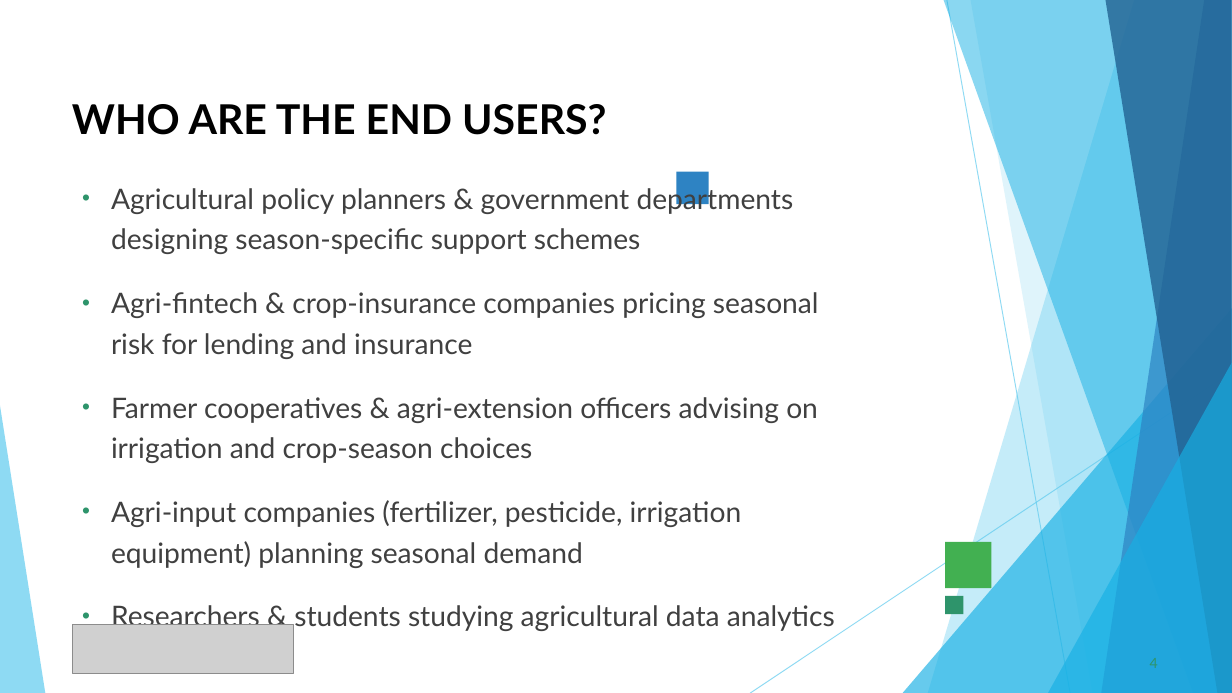
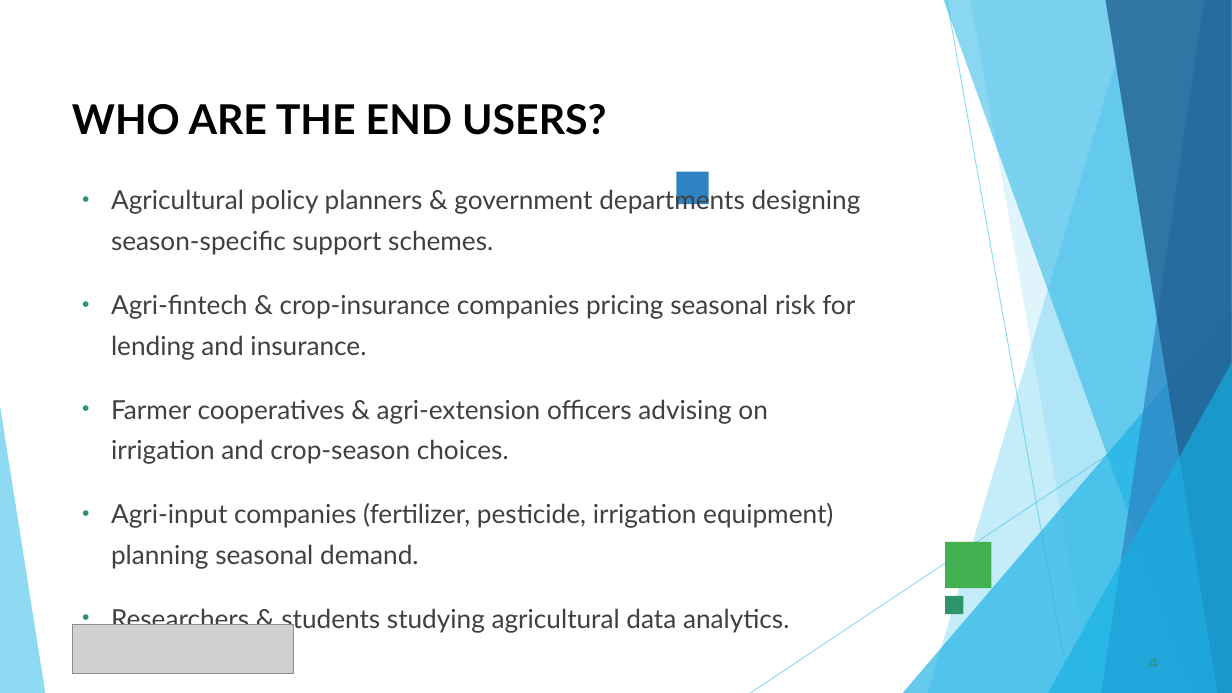
Before and after one commit to Vidhya-Majee/seasonal-agriculture-performance-analysis, a slide deck: slide 4 of Vidhya_Majee___VOIS_Major_Project_PPT_Seasonal_Agriculture_Performance_Analysis.pptx. Drawn at 1232x693 pixels with LibreOffice and Linux fonts; fonts in the diff are those of the drawing; grey boxes stand for pictures. Boxes give left, top, right and bottom in pixels: in the first picture for what was removed or moved away, otherwise in the second. Text is boxed around its words. In the diff, an @@ line names an element or a change of style, - is before the commit and + after.

Commit message:
Seasonal Agriculture Performance Analysis-MAJOR PROJECT

```diff
--- a/Vidhya_Majee___VOIS_Major_Project_PPT_Seasonal_Agriculture_Performance_Analysis.pptx
+++ b/Vidhya_Majee___VOIS_Major_Project_PPT_Seasonal_Agriculture_Performance_Analysis.pptx
@@ text at [111, 187, 861, 632]: text changed; size 22 to 20.4 pt @@
-• Agricultural policy planners & government departments designing season-specific support schemes
-• Agri-fintech & crop-insurance companies pricing seasonal risk for lending and insurance
-• Farmer cooperatives & agri-extension officers advising on irrigation and crop-season choices
-• Agri-input companies (fertilizer, pesticide, irrigation equipment) planning seasonal demand
-• Researchers & students studying agricultural data analytics
+• Agricultural policy planners & government departments designing season-specific support schemes.
+• Agri-fintech & crop-insurance companies pricing seasonal risk for lending and insurance.
+• Farmer cooperatives & agri-extension officers advising on irrigation and crop-season choices.
+• Agri-input companies (fertilizer, pesticide, irrigation equipment) planning seasonal demand.
+• Researchers & students studying agricultural data analytics.
```
Also in this commit, not shown: 3 other slides changed.
